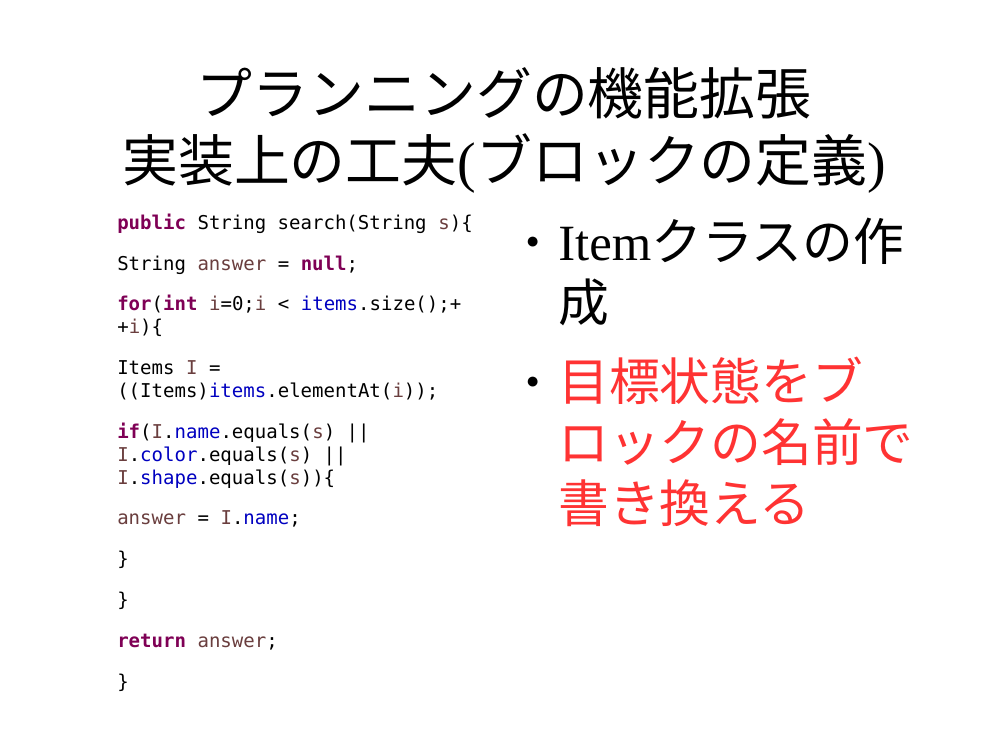
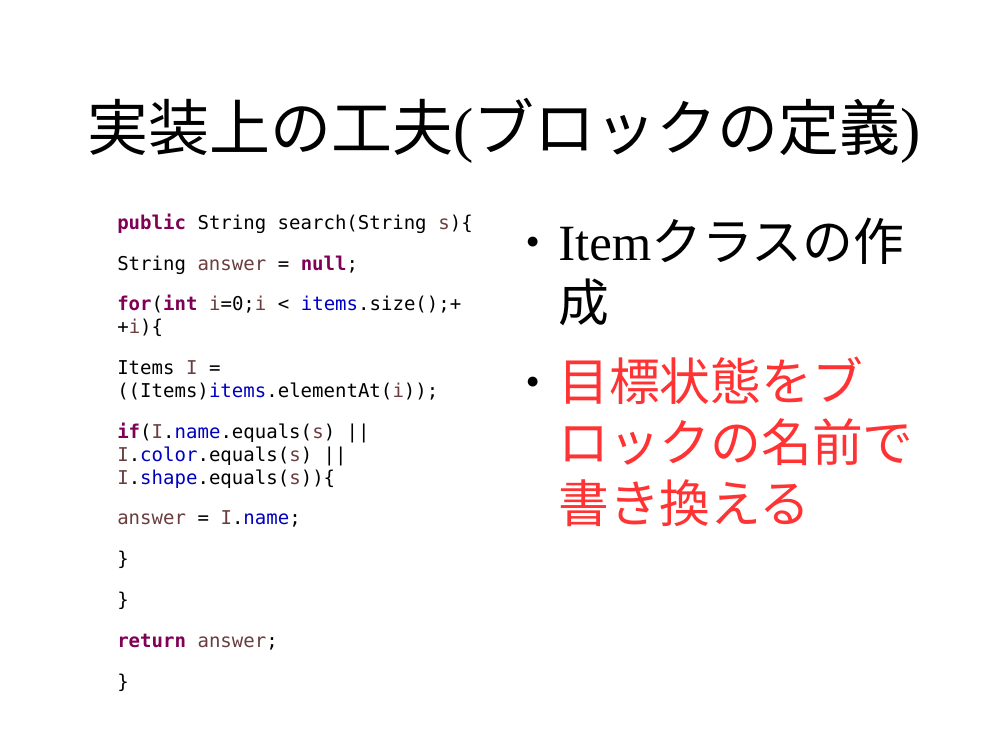
Before and after one commit to pamyupamyu/rep8, a slide deck: slide 9 of グループ1 発表スライド.odp. Drawn at 1008x756 pixels with LibreOffice and Linux fonts; fonts in the diff are those of the drawing; background and template pictures are left out. Boxes give left, top, right and bottom in pixels: in the first picture for what was removed or moved away, otherwise in the second. Text is boxed around its words. In the diff, an @@ line names an element or a change of style, - is before the commit and + after.

```diff
--- a/グループ1 発表スライド.odp
+++ b/グループ1 発表スライド.odp
@@ title at bbox=[88, 98, 921, 163]: text changed; size 44 to 48 pt @@
-プランニングの機能拡張
-実装上の工夫(ブロックの定義)
+実装上の工夫(ブロックの定義)
```
Also in this commit, not shown: 22 other slides changed, 1 slide removed.
